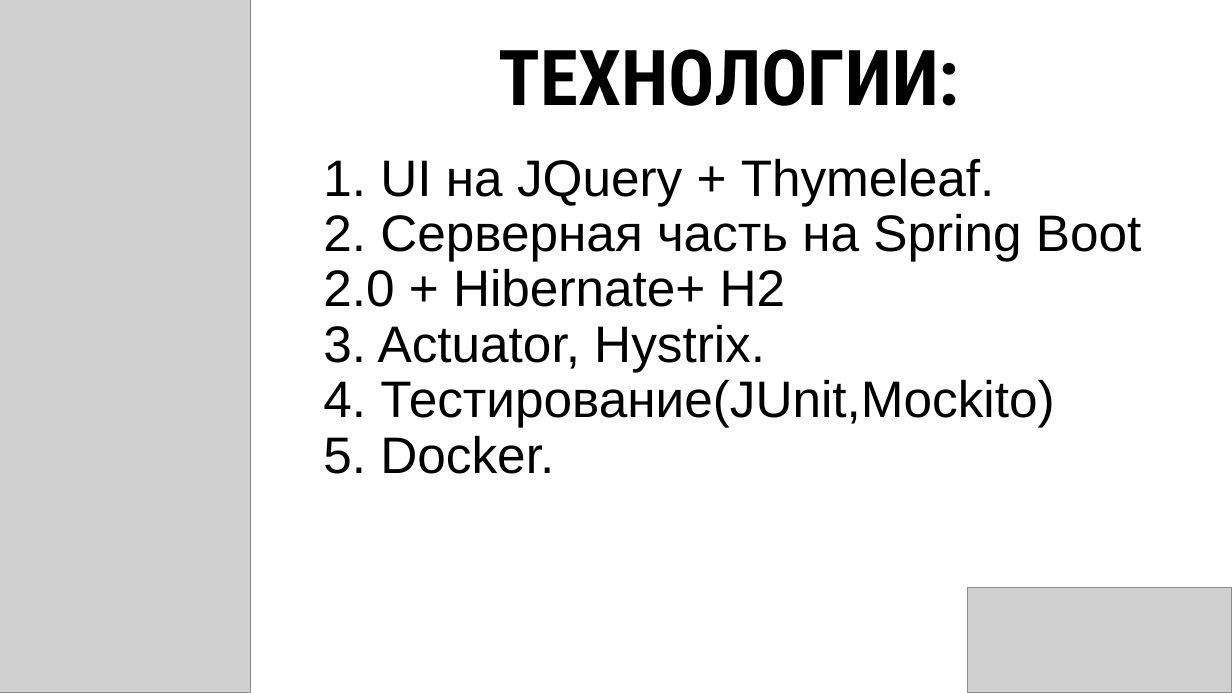
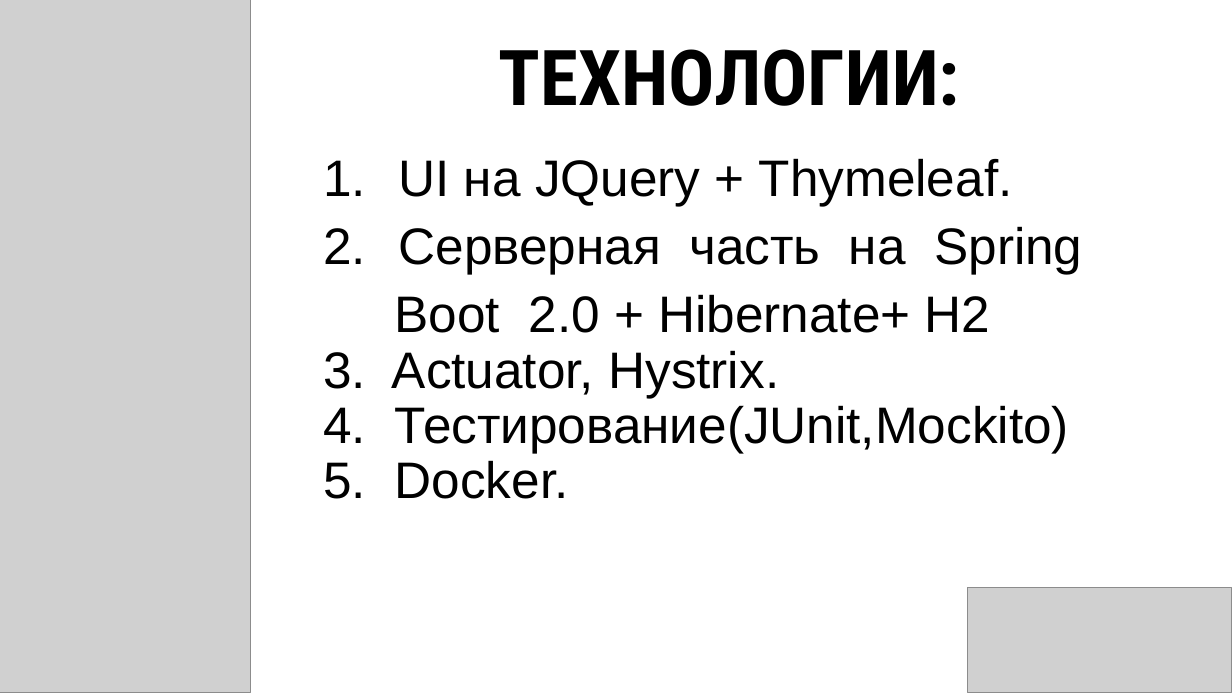
Before and after one commit to gigi090782/2019-11-otus-spring-krasilova-BrokerageSystem, a slide deck: slide 3 of Presentation/Информационная система брокерского обслуживания.pptx (slide 2 before the commit). Drawn at 1232x693 pixels with LibreOffice and Linux fonts; fonts in the diff are those of the drawing; grey boxes stand for pictures. Boxes give left, top, right and bottom in pixels: in the first picture for what was removed or moved away, otherwise in the second. Text is boxed around its words. In the diff, an @@ line names an element or a change of style, - is before the commit and + after.

```diff
--- a/Presentation/Информационная система брокерского обслуживания.pptx
+++ b/Presentation/Информационная система брокерского обслуживания.pptx
@@ text at box(323, 158, 1082, 499): text changed @@
-1. UI на JQuery + Thymeleaf.
-2. Серверная часть на Spring Boot 2.0 + Hibernate+ H2
-3. Actuator, Hystrix.
-4. Тестирование(JUnit,Mockito)
-5. Docker.
+1. UI на JQuery + Thymeleaf.
+2. Серверная часть на Spring
+Boot 2.0 + Hibernate+ H2
+3. Actuator, Hystrix.
+4. Тестирование(JUnit,Mockito)
+5. Docker.
```
Also in this commit, not shown: 2 other slides changed, 1 slide added, 4 other files.
